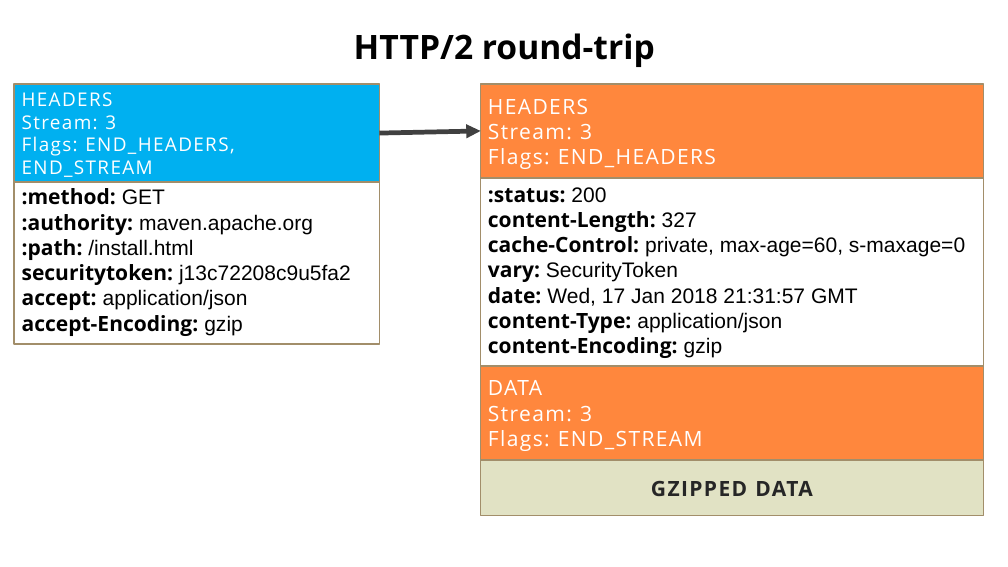
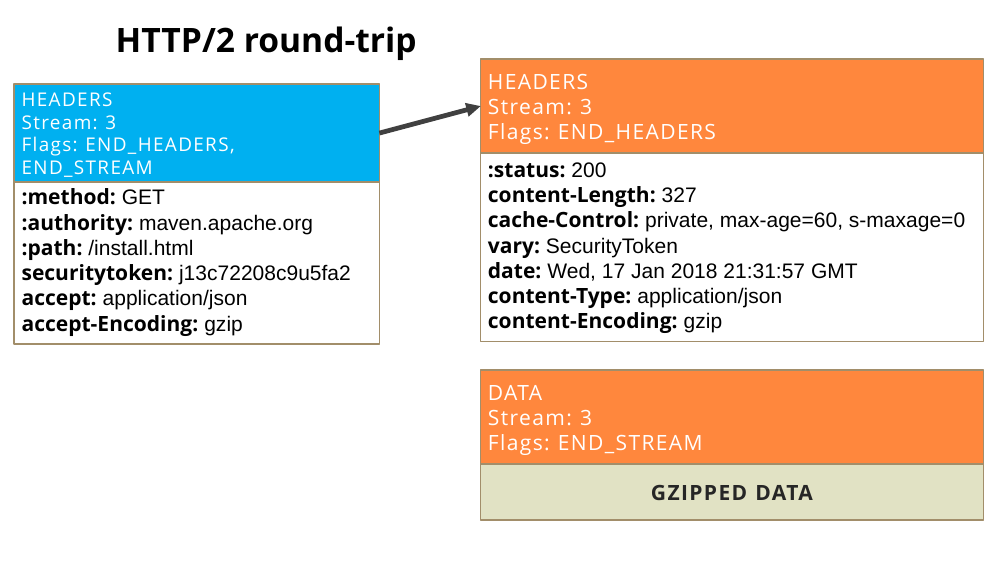
Before and after one commit to Zenon8/http2-inv, a slide deck: slide 22 of presentation/Http2 - Kotlin.pptx (slide 28 before the commit). Drawn at 1008x567 pixels with LibreOffice and Linux fonts; fonts in the diff are those of the drawing. Boxes give left, top, right and bottom in pixels: in the first picture for what was removed or moved away, otherwise in the second. Text is boxed around its words. In the diff, an @@ line names an element or a change of style, - is before the commit and + after.

```diff
--- a/presentation/Http2 - Kotlin.pptx
+++ b/presentation/Http2 - Kotlin.pptx
@@ text "HTTP/2 round-trip": place and size @@
-text "HTTP/2 round-trip" at (354, 33, 655, 67)
+text "HTTP/2 round-trip" at (116, 26, 417, 60)
@@ rectangle "HEADERS": place and size @@
-rectangle "HEADERS" at (481, 84, 984, 178)
+rectangle "HEADERS" at (481, 59, 984, 153)
@@ arrow moved from (380, 133) - (481, 131) to (380, 133) - (481, 106) @@
@@ rectangle ":status: 200": place and size @@
-rectangle ":status: 200" at (481, 178, 984, 366)
+rectangle ":status: 200" at (481, 154, 984, 342)
@@ rectangle "DATA": place and size @@
-rectangle "DATA" at (481, 366, 984, 460)
+rectangle "DATA" at (481, 371, 984, 464)
@@ rectangle "GZIPPED DATA": place and size @@
-rectangle "GZIPPED DATA" at (481, 460, 984, 516)
+rectangle "GZIPPED DATA" at (481, 464, 984, 520)
```
Also in this commit, not shown: 3 other slides changed, 1 slide added, 6 slides removed, 19 other files.
